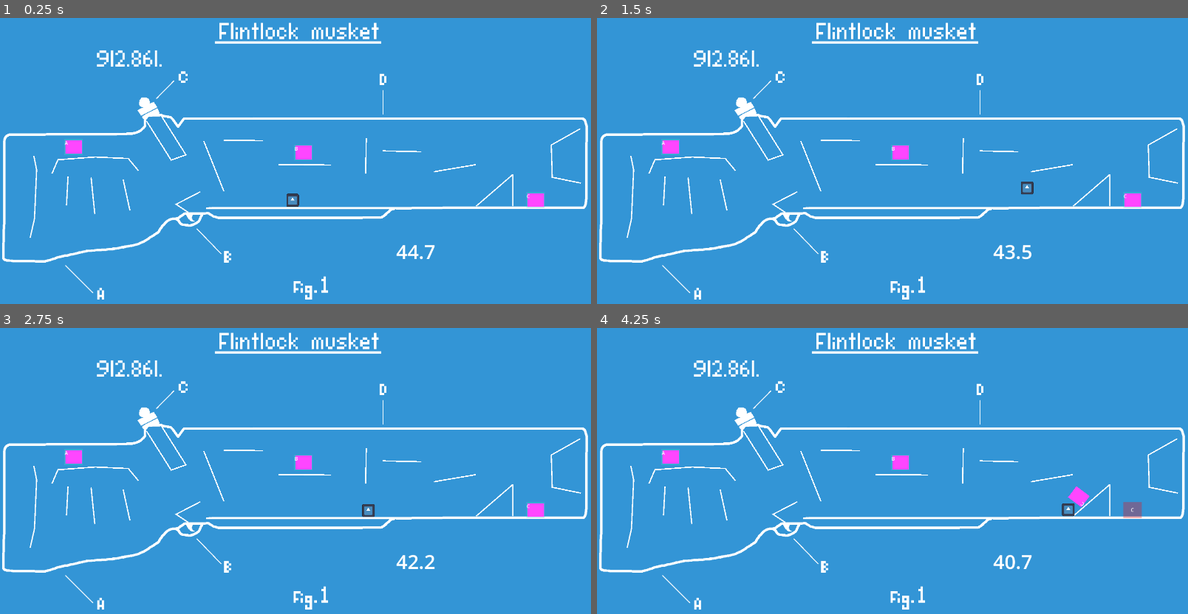
Above: before the commit, frames 1-4 (two rows, left to right).
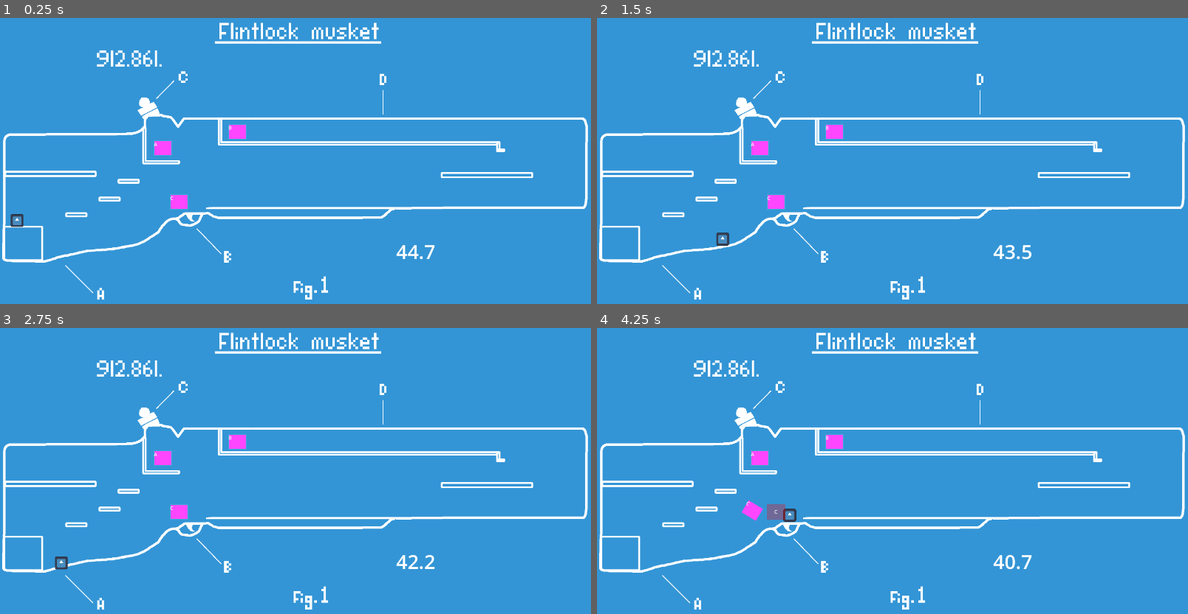
Above: after the commit, the same moments.

Repository: simenhs/piratsyltetoey
Game: Godot game, scene res://scenes/level1/level1.tscn
The game is run twice, just before and just after one commit, with the same random seed, the same clock (stepped at 60 frames per second) and the same inputs. The engine's default icon, where the game draws it, is replaced by a stand-in: a white triangle on a blue panel in a dark square.
Inputs:
- Up to frame 1 (0.25 s): no input
- Up to frame 2 (1.5 s): tap Enter at 0.5 s; hold D (right) from 0.53 s (still down); tap Shift (dash) at 0.6 s; tap Space (jump) at 0.77 s; tap E (use) at 1.35 s
- Up to frame 3 (2.75 s): tap Space (jump) at 1.52 s; release D (right) at 2.03 s; hold A (left) from 2.03 s (still down); tap Shift (dash) at 2.1 s
- Up to frame 4 (4.25 s): release A (left) at 2.78 s; hold D (right) from 2.78 s (still down); tap E (use) at 2.85 s; tap Space (jump) at 3.02, 3.77 s; tap Shift (dash) at 3.6 s

The runs differ from the first frame. In frame 1, 3.3% of the frame differs, in the area x 0-99%, y 34-85%; in frame 2, 3.3%; in frame 3, 3.3%; in frame 4, 3.7%.

Commit message:
replaced map

Diff:
--- a/godot/scenes/level1/level1.tscn
+++ b/godot/scenes/level1/level1.tscn
@@ -12,7 +12,7 @@
 [node name="World" parent="." instance=ExtResource("1_cwunv")]
 
 [node name="Player" parent="." instance=ExtResource("2_qf4gi")]
-position = Vector2(950, 706)
+position = Vector2(55, 763)
 
 [node name="TimerLabel" type="Label" parent="."]
 unique_name_in_owner = true
@@ -30,18 +30,18 @@
 autostart = true
 
 [node name="pickupObject" parent="." instance=ExtResource("3_8oqeh")]
-position = Vector2(210, 518)
-ejection_force = Vector2(-1000, -100)
+position = Vector2(500, 522)
+ejection_force = Vector2(500, -100)
 ejection_delay = 0.0
 
 [node name="pickupObject2" parent="." instance=ExtResource("3_8oqeh")]
-position = Vector2(957, 536)
+position = Vector2(742, 468)
 display_name = "B"
-ejection_force = Vector2(-500, -400)
+ejection_force = Vector2(1000, -20)
 ejection_delay = 6.0
 
 [node name="pickupObject3" parent="." instance=ExtResource("3_8oqeh")]
-position = Vector2(1711, 691)
+position = Vector2(553, 697)
 display_name = "C"
 ejection_force = Vector2(-500, -1500)
 ejection_delay = 3.0
--- a/godot/scenes/level1/world/world.tscn
+++ b/godot/scenes/level1/world/world.tscn
@@ -1,127 +1,58 @@
-[gd_scene load_steps=2 format=3 uid="uid://dmnhro72jpck8"]
+[gd_scene load_steps=6 format=3 uid="uid://dmnhro72jpck8"]
 
-[ext_resource type="Texture2D" uid="uid://8prj8ivq5acv" path="res://assets/images/blueprint_3.png" id="1_incgx"]
+[ext_resource type="Texture2D" uid="uid://cu6x1ctk8fpxa" path="res://assets/images/blueprint_3_unfinished.png" id="1_xhd8s"]
+
+[sub_resource type="RectangleShape2D" id="RectangleShape2D_okakv"]
+size = Vector2(321, 24)
+
+[sub_resource type="RectangleShape2D" id="RectangleShape2D_p3gbq"]
+size = Vector2(155.5, 119)
+
+[sub_resource type="RectangleShape2D" id="RectangleShape2D_cuw1j"]
+size = Vector2(73, 17)
+
+[sub_resource type="RectangleShape2D" id="RectangleShape2D_ai4k6"]
+size = Vector2(296.5, 17)
 
 [node name="World" type="StaticBody2D"]
 
+[node name="CollisionPolygon2D3" type="CollisionPolygon2D" parent="."]
+polygon = PackedVector2Array(706, 441, 710, 538, 1611, 538, 1612, 558, 1641, 560, 1639, 546, 1624, 548, 1625, 525, 722, 521, 726, 437)
+
 [node name="Sprite2D" type="Sprite2D" parent="."]
-texture = ExtResource("1_incgx")
+texture = ExtResource("1_xhd8s")
 centered = false
 
 [node name="CollisionPolygon2D" type="CollisionPolygon2D" parent="."]
 position = Vector2(-16, 87)
-polygon = PackedVector2Array(31, 424, 25, 817, 162, 834, 367, 793, 512, 753, 561, 694, 594, 691, 612, 712, 650, 711, 680, 671, 724, 684, 1265, 684, 1305, 656, 1917, 653, 1920, 364, 625,  …(171 unchanged characters)…
+polygon = PackedVector2Array(31, 424, 25, 817, 162, 834, 367, 793, 512, 753, 561, 694, 596, 688, 615, 669, 680, 671, 688, 654, 1265, 650, 1305, 656, 1917, 653, 1920, 364, 625,  …(171 unchanged characters)…
 
-[node name="platform_art" type="Node2D" parent="."]
+[node name="CollisionShape2D" type="CollisionShape2D" parent="."]
+position = Vector2(153.5, 628)
+shape = SubResource("RectangleShape2D_okakv")
 
-[node name="Line2D14" type="Line2D" parent="platform_art"]
-points = PackedVector2Array(1243, 555, 1369, 558)
-width = 4.0
+[node name="CollisionShape2D2" type="CollisionShape2D" parent="."]
+position = Vector2(63.25, 862.5)
+shape = SubResource("RectangleShape2D_p3gbq")
 
-[node name="Line2D" type="Line2D" parent="platform_art"]
-position = Vector2(-13, -42)
-points = PackedVector2Array(435, 791, 413, 690)
-width = 4.0
+[node name="CollisionShape2D3" type="CollisionShape2D" parent="."]
+position = Vector2(246.5, 762.5)
+shape = SubResource("RectangleShape2D_cuw1j")
 
-[node name="Line2D2" type="Line2D" parent="platform_art"]
-position = Vector2(18, -30)
-points = PackedVector2Array(198, 763, 203, 668)
-width = 4.0
+[node name="CollisionShape2D4" type="CollisionShape2D" parent="."]
+position = Vector2(357, 713)
+shape = SubResource("RectangleShape2D_cuw1j")
 
-[node name="Line2D3" type="Line2D" parent="platform_art"]
-position = Vector2(-6, -25)
-points = PackedVector2Array(314, 786, 302, 667)
-width = 4.0
+[node name="CollisionShape2D5" type="CollisionShape2D" parent="."]
+position = Vector2(418, 657)
+shape = SubResource("RectangleShape2D_cuw1j")
 
-[node name="Line2D4" type="Line2D" parent="platform_art"]
-points = PackedVector2Array(476, 458, 556, 585, 604, 568, 524, 441)
-width = 4.0
-
-[node name="Line2D6" type="Line2D" parent="platform_art"]
-points = PackedVector2Array(169, 629, 188, 584, 310, 575, 417, 580, 450, 620)
-width = 4.0
-
-[node name="Line2D7" type="Line2D" parent="platform_art"]
-points = PackedVector2Array(98, 838, 112, 776, 119, 617, 110, 572)
-width = 4.0
-
-[node name="Line2D5" type="Line2D" parent="platform_art"]
-points = PackedVector2Array(612, 756, 572, 729, 651, 688)
-width = 4.0
-
-[node name="Line2D8" type="Line2D" parent="platform_art"]
-points = PackedVector2Array(1666, 735, 1666, 632, 1547, 735)
-width = 4.0
-
-[node name="Line2D10" type="Line2D" parent="platform_art"]
-points = PackedVector2Array(1885, 483, 1791, 536, 1794, 641, 1887, 660)
-width = 4.0
-
-[node name="Line2D9" type="Line2D" parent="platform_art"]
-points = PackedVector2Array(662, 523, 727, 686)
-width = 4.0
-
-[node name="Line2D11" type="Line2D" parent="platform_art"]
-points = PackedVector2Array(727, 520, 855, 522)
-width = 4.0
-
-[node name="Line2D12" type="Line2D" parent="platform_art"]
-points = PackedVector2Array(905, 600, 1076, 601)
-width = 4.0
-
-[node name="Line2D13" type="Line2D" parent="platform_art"]
-points = PackedVector2Array(1190, 513, 1188, 630)
-width = 4.0
-
-[node name="Line2D15" type="Line2D" parent="platform_art"]
-points = PackedVector2Array(1410, 623, 1545, 600)
-width = 4.0
+[node name="CollisionShape2D6" type="CollisionShape2D" parent="."]
+position = Vector2(1581.75, 634)
+shape = SubResource("RectangleShape2D_ai4k6")
 
 [node name="CollisionPolygon2D2" type="CollisionPolygon2D" parent="."]
-position = Vector2(35, 0)
-polygon = PackedVector2Array(79, 566, 91, 620, 83, 779, 65, 838, 56, 836, 72, 774, 80, 616, 66, 574)
-
-[node name="CollisionPolygon2D3" type="CollisionPolygon2D" parent="."]
-polygon = PackedVector2Array(176, 627, 191, 588, 319, 582, 416, 586, 444, 621, 459, 615, 420, 570, 313, 568, 177, 573, 159, 624)
+polygon = PackedVector2Array(452, 480, 459, 487, 461, 594, 581, 598, 581, 584, 478, 583, 474, 472, 460, 471)
 
 [node name="CollisionPolygon2D4" type="CollisionPolygon2D" parent="."]
-polygon = PackedVector2Array(212, 636, 210, 729, 220, 732, 228, 639)
-
-[node name="CollisionPolygon2D5" type="CollisionPolygon2D" parent="."]
-polygon = PackedVector2Array(291, 643, 303, 765, 313, 761, 300, 641)
-
-[node name="CollisionPolygon2D6" type="CollisionPolygon2D" parent="."]
-polygon = PackedVector2Array(392, 649, 415, 748, 426, 748, 406, 650)
-
-[node name="CollisionPolygon2D7" type="CollisionPolygon2D" parent="."]
-polygon = PackedVector2Array(614, 748, 586, 729, 653, 690, 648, 680, 566, 727, 601, 754, 614, 780, 629, 783)
-
-[node name="CollisionPolygon2D8" type="CollisionPolygon2D" parent="."]
-polygon = PackedVector2Array(471, 466, 551, 591, 613, 568, 545, 427, 449, 348, 440, 458)
-
-[node name="CollisionPolygon2D9" type="CollisionPolygon2D" parent="."]
-polygon = PackedVector2Array(655, 523, 720, 686, 731, 685, 666, 522)
-
-[node name="CollisionPolygon2D10" type="CollisionPolygon2D" parent="."]
-polygon = PackedVector2Array(679, 736, 1283, 738, 1280, 751, 675, 746)
-
-[node name="CollisionPolygon2D11" type="CollisionPolygon2D" parent="."]
-polygon = PackedVector2Array(730, 529, 854, 529, 852, 516, 731, 513)
-
-[node name="CollisionPolygon2D12" type="CollisionPolygon2D" parent="."]
-polygon = PackedVector2Array(904, 594, 903, 605, 1072, 608, 1075, 595)
-
-[node name="CollisionPolygon2D13" type="CollisionPolygon2D" parent="."]
-polygon = PackedVector2Array(1244, 547, 1242, 560, 1369, 565, 1368, 549)
-
-[node name="CollisionPolygon2D14" type="CollisionPolygon2D" parent="."]
-polygon = PackedVector2Array(1185, 513, 1183, 628, 1192, 628, 1193, 512)
-
-[node name="CollisionPolygon2D15" type="CollisionPolygon2D" parent="."]
-polygon = PackedVector2Array(1406, 616, 1409, 629, 1545, 606, 1541, 592)
-
-[node name="CollisionPolygon2D16" type="CollisionPolygon2D" parent="."]
-polygon = PackedVector2Array(1528, 743, 1670, 630, 1668, 758)
-
-[node name="CollisionPolygon2D17" type="CollisionPolygon2D" parent="."]
-polygon = PackedVector2Array(1898, 469, 1793, 536, 1792, 638, 1921, 671)
+polygon = PackedVector2Array(706, 440, 708, 537, 1609, 538, 1611, 560, 1640, 560, 1638, 549, 1626, 547, 1624, 522, 724, 522, 722, 433)
Binary file added: godot/assets/images/blueprint_3_unfinished.png
Not shown, added: godot/assets/images/blueprint_3_unfinished.png.import
